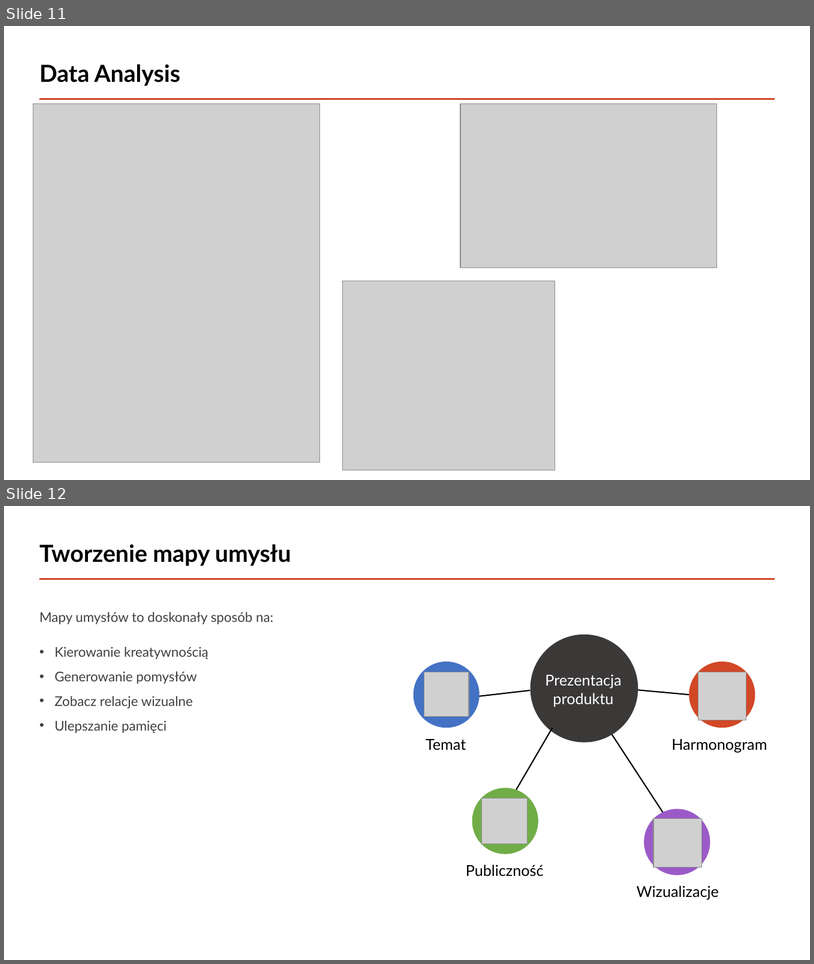
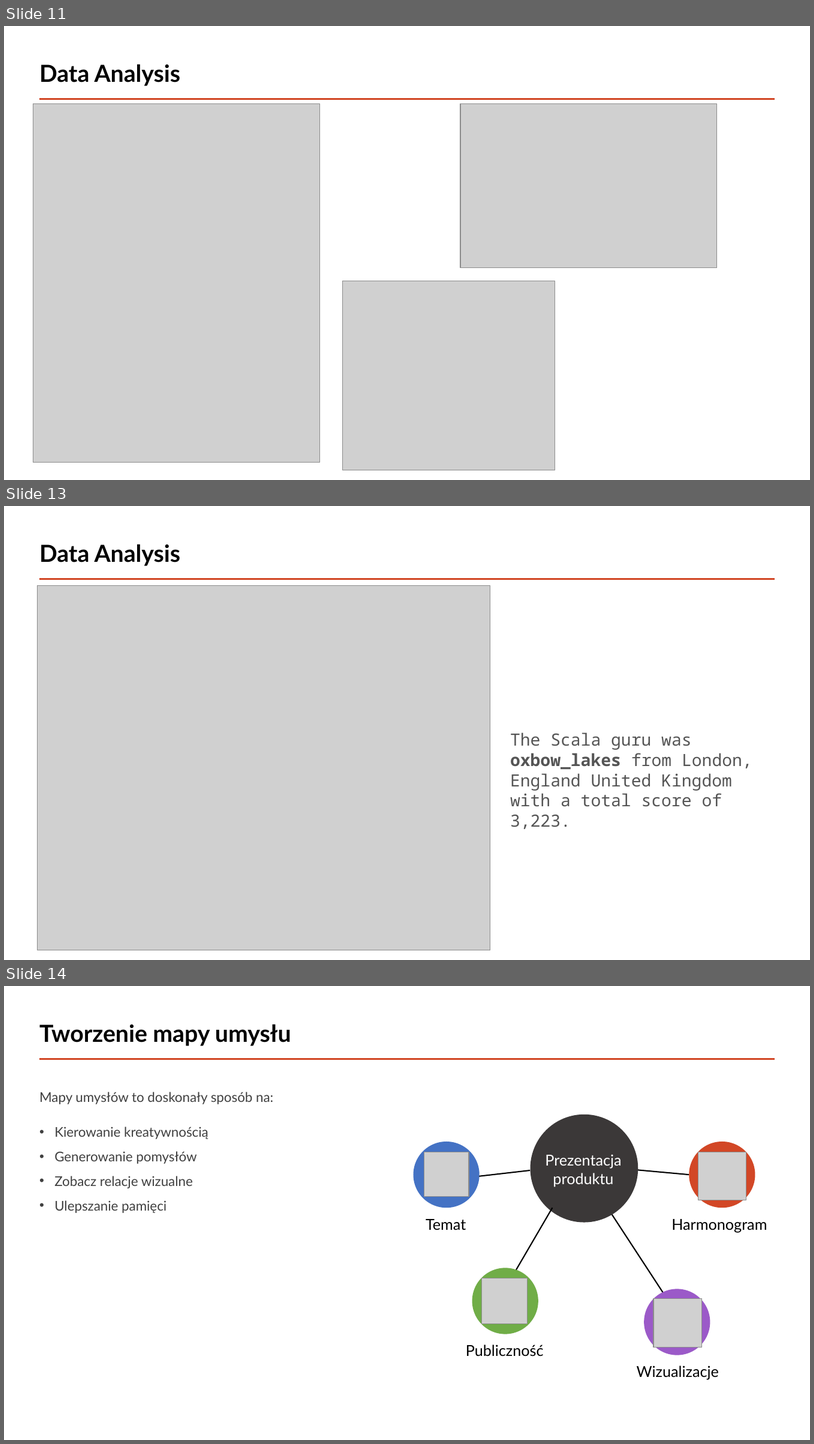
Before and after one commit to piotreks-uw-edu/uw-big-data-stackoverflow-project, a slide deck: Presentation/Analyzing the StackOverflow2013 Database from 2008 to 2013.pptx. Shown one above the other, each under a label of ours: slides 11 and 12 before the commit, slides 11, 13 and 14 after it; the slides between them are not shown. The pictures are 814x964 and 814x1444 pixels, drawn with LibreOffice and Linux fonts; fonts in the diff are those of the drawing; grey boxes stand for pictures. Boxes give left, top, right and bottom in pixels: in the first picture for what was removed or moved away, otherwise in the second. Text is boxed around its words. In the diff, an @@ line names an element or a change of style, - is before the commit and + after.

```diff
--- a/Presentation/Analyzing the StackOverflow2013 Database from 2008 to 2013.pptx
+++ b/Presentation/Analyzing the StackOverflow2013 Database from 2008 to 2013.pptx
@@ slide 13 added at box(4, 506, 810, 960), background #FFFFFF; not listed: 1 template element that a slide beside it also shows @@
@@ title added at box(39, 544, 180, 566), 28 pt, text #000000, bold @@
+Data Analysis
@@ picture added at box(38, 586, 491, 950) @@
@@ text added at box(510, 732, 753, 829), 20 pt, text #555555 @@
+The Scala guru was oxbow_lakes from London, England United Kingdom with a total score of 3,223.
@@ what was slide 12 is now slide 14 @@
```
Also in this commit, not shown: 1 other slide added.
